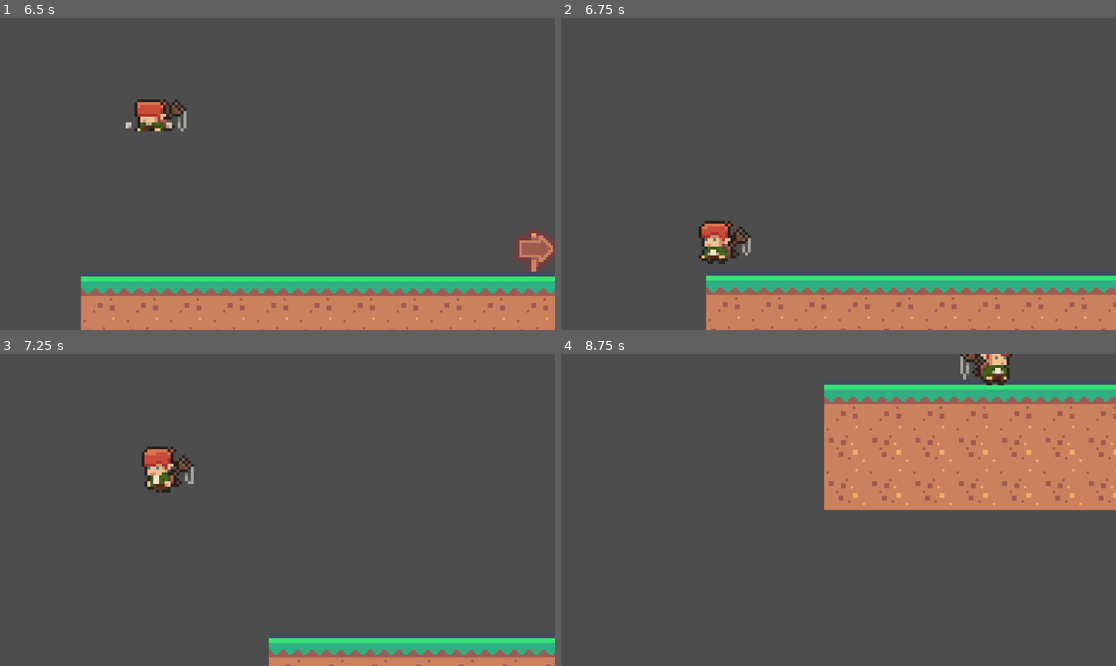
Above: before the commit, frames 1-4 (two rows, left to right).
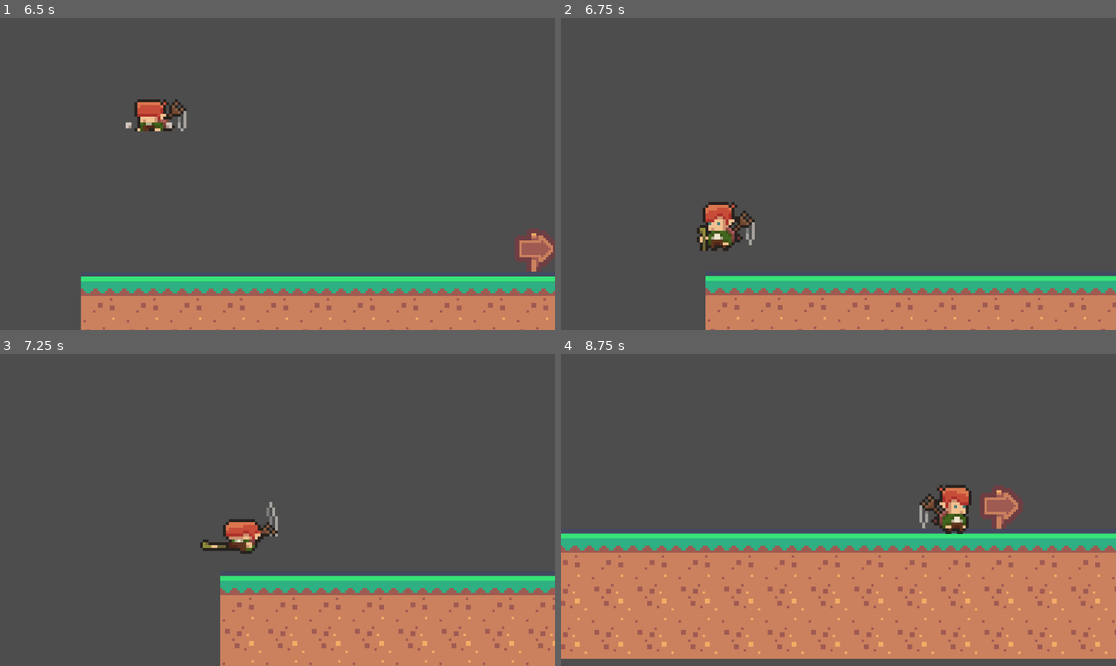
Above: after the commit, the same moments.

Repository: SolangeLL/jam_2023
Game: Godot game, scene res://scenes/world.tscn
The game is run twice, just before and just after one commit, with the same random seed, the same clock (stepped at 60 frames per second) and the same inputs. This scene is started directly instead of the project's main scene. Sound files missing from this copy of the repository are replaced by a short silence.
Inputs:
- Up to frame 1 (6.5 s): hold D (move_right) 0.53-2.03 s; tap Space (jump) at 0.77, 1.52, 3.02, 3.77, 4.52, 6.02 s; hold A (move_left) 2.03-2.78 s; hold D (move_right) 2.78-4.28 s; hold A (move_left) 4.28-5.03 s; hold D (move_right) 5.03-5.78 s; hold A (move_left) from 5.78 s (still down)
- Up to frame 2 (6.75 s): keep holding A (move_left)
- Up to frame 3 (7.25 s): keep holding A (move_left); tap Space (jump) at 6.77 s
- Up to frame 4 (8.75 s): release A (move_left) at 7.28 s; hold D (move_right) from 7.28 s (still down); tap Space (jump) at 7.52 s

Frame 1 is identical in both runs. In frame 2, 2.4% of the frame differs, in the area x 24-100%, y 59-100%; in frame 3, 18%; in frame 4, 63%, in the area x 0-100%, y 0-98%.

Commit message:
add tacos

Diff:
--- a/maps/lvl1.tscn
+++ b/maps/lvl1.tscn
@@ -573,4 +573,4 @@
 tile_set = SubResource("TileSet_2xbob")
 format = 2
 layer_0/name = "collision"
-layer_0/tile_data = PackedInt32Array(2293760, 131072, 6, 222 …(3803 unchanged characters)… 1179662, 655360, 2, 1179651, 524288, 2, 131131, 589824, 4, 196667, 589824, 4, 262203, 589824, 4, 327739, 589824, 4, 393275, 589824, 4, 458811, 589824, 4, 524347, 589824, 4, 589883, 589824, 4, 65595, 589824, 3, 655419, 589824, 5, 589881, 589824, 2, 589880, 589824, 2, 589879, 589824, 2, 589878, 589824, 2, 589882, 655360, 2, 589877, 524288, 2, 917507, 1048576, 7, 786440, 1048576, 7, 655372, 1048576, 7, 589840, 1048576, 7, 458772, 851968, 7, 458773, 917504, 7, 458774, 983040, 7, 1048593, 1048576, 7, 1179671, 458752, 4, 1114121, 458752, 4, 393236, 524288, 4, 917532, 524288, 2, 917533, 589824, 2, 917534, 589824, 2, 917535, 655360, 2)
+layer_0/tile_data = PackedInt32Array(2293760, 131072, 6, 222 …(3803 unchanged characters)… 1179662, 655360, 2, 1179651, 524288, 2, 589881, 589824, 2, 589880, 589824, 2, 589879, 589824, 2, 589878, 589824, 2, 589882, 655360, 2, 589877, 524288, 2, 917507, 1048576, 7, 786440, 1048576, 7, 655372, 1048576, 7, 589840, 1048576, 7, 458772, 851968, 7, 458773, 917504, 7, 458774, 983040, 7, 1048593, 1048576, 7, 1179671, 458752, 4, 1114121, 458752, 4, 393236, 524288, 4, 917532, 524288, 2, 917533, 589824, 2, 917534, 589824, 2, 917535, 655360, 2, 393242, 1048576, 7, 524319, 851968, 7, 524320, 917504, 7, 524321, 983040, 7, 458789, 1048576, 7, 589865, 1048576, 7, 458797, 1048576, 7, 655409, 1048576, 7)
--- /dev/null
+++ b/scenes/tacos.gd
@@ -0,0 +1,6 @@
+extends Node2D
+
+func _on_area_2d_body_entered(body):
+	if body.is_in_group("player"):
+		body.tacos = true
+		queue_free()
--- /dev/null
+++ b/scenes/tacos.tscn
@@ -0,0 +1,23 @@
+[gd_scene load_steps=4 format=3 uid="uid://bl7hdjfrer3be"]
+
+[ext_resource type="Texture2D" uid="uid://cravvqasslgty" path="res://assets/sprites/png-transparent-taco-pixel-art-pixel-2-pixel-art-rectangle-taco-area-removebg-preview.png" id="1_0cq37"]
+[ext_resource type="Script" path="res://scenes/tacos.gd" id="1_r53y6"]
+
+[sub_resource type="RectangleShape2D" id="RectangleShape2D_1h1ge"]
+size = Vector2(17, 10)
+
+[node name="Tacos" type="Node2D"]
+script = ExtResource("1_r53y6")
+
+[node name="Sprite2D" type="Sprite2D" parent="."]
+texture_filter = 1
+scale = Vector2(0.05, 0.05)
+texture = ExtResource("1_0cq37")
+
+[node name="Area2D" type="Area2D" parent="."]
+
+[node name="CollisionShape2D" type="CollisionShape2D" parent="Area2D"]
+position = Vector2(-0.5, 0)
+shape = SubResource("RectangleShape2D_1h1ge")
+
+[connection signal="body_entered" from="Area2D" to="." method="_on_area_2d_body_entered"]
--- a/scenes/world.tscn
+++ b/scenes/world.tscn
@@ -11,9 +11,13 @@
 [ext_resource type="PackedScene" uid="uid://cpg2lygi07y4t" path="res://scenes/plante_cul.tscn" id="9_vwk3g"]
 [ext_resource type="PackedScene" uid="uid://r7sj1arqxooi" path="res://scenes/big_blob.tscn" id="10_1w7gf"]
 [ext_resource type="PackedScene" uid="uid://ci5yu6rsf56xy" path="res://scenes/blob.tscn" id="10_clksv"]
+[ext_resource type="PackedScene" uid="uid://bl7hdjfrer3be" path="res://scenes/tacos.tscn" id="12_qkfqs"]
 
 [sub_resource type="RectangleShape2D" id="RectangleShape2D_50o3l"]
 size = Vector2(1405, 134)
+
+[sub_resource type="RectangleShape2D" id="RectangleShape2D_s8y4u"]
+size = Vector2(69, 659)
 
 [sub_resource type="RectangleShape2D" id="RectangleShape2D_algwj"]
 size = Vector2(539, 14)
@@ -45,10 +49,10 @@
 anchors_preset = 0
 anchor_right = 0.0
 anchor_bottom = 0.0
-offset_left = -56.0
-offset_top = 372.0
-offset_right = -56.0
-offset_bottom = 372.0
+offset_left = -230.0
+offset_top = 355.0
+offset_right = -230.0
+offset_bottom = 355.0
 grow_horizontal = 1
 grow_vertical = 1
 
@@ -77,6 +81,9 @@
 [node name="FallingSpike3" parent="Traps" instance=ExtResource("3_jhs4d")]
 position = Vector2(945, 430)
 
+[node name="FallingSpike5" parent="Traps" instance=ExtResource("3_jhs4d")]
+position = Vector2(1035, 60)
+
 [node name="Spike5" parent="Traps" instance=ExtResource("2_yhb4k")]
 position = Vector2(1086, 584)
 
@@ -132,6 +139,12 @@
 
 [node name="Coin12" parent="Coins" instance=ExtResource("5_yhdnf")]
 position = Vector2(387, 119)
+
+[node name="Coin13" parent="Coins" instance=ExtResource("5_yhdnf")]
+position = Vector2(747, 155)
+
+[node name="Coin14" parent="Coins" instance=ExtResource("5_yhdnf")]
+position = Vector2(517, 241)
 
 [node name="Coin3" parent="Coins" instance=ExtResource("5_yhdnf")]
 position = Vector2(400, 477)
@@ -177,6 +190,21 @@
 shape = SubResource("RectangleShape2D_50o3l")
 debug_color = Color(0.945098, 0.192157, 0, 0.419608)
 
+[node name="CollisionShape2D2" type="CollisionShape2D" parent="DeathZone"]
+position = Vector2(687, -738)
+shape = SubResource("RectangleShape2D_50o3l")
+debug_color = Color(0.945098, 0.192157, 0, 0.419608)
+
+[node name="CollisionShape2D3" type="CollisionShape2D" parent="DeathZone"]
+position = Vector2(17.5, -339.5)
+shape = SubResource("RectangleShape2D_s8y4u")
+debug_color = Color(0.933382, 0.247585, 0.192842, 0.42)
+
+[node name="CollisionShape2D4" type="CollisionShape2D" parent="DeathZone"]
+position = Vector2(1243, -338)
+shape = SubResource("RectangleShape2D_s8y4u")
+debug_color = Color(0.933382, 0.247585, 0.192842, 0.42)
+
 [node name="GrassType" type="Area2D" parent="." groups=["grass"]]
 
 [node name="CollisionShape2D" type="CollisionShape2D" parent="GrassType"]
@@ -192,6 +220,9 @@
 [node name="FlyingBlob2" parent="." instance=ExtResource("6_ojccx")]
 position = Vector2(899, 430)
 
+[node name="FlyingBlob4" parent="." instance=ExtResource("6_ojccx")]
+position = Vector2(807, 153)
+
 [node name="FlyingBlob3" parent="." instance=ExtResource("6_ojccx")]
 position = Vector2(364, 166)
 
@@ -241,4 +272,7 @@
 position = Vector2(539.5, 253.5)
 shape = SubResource("RectangleShape2D_a51tn")
 
+[node name="Tacos" parent="." instance=ExtResource("12_qkfqs")]
+position = Vector2(1046, 150)
+
 [connection signal="body_entered" from="DeathZone" to="Traps/Spike" method="_on_death_zone_body_entered"]
--- a/scripts/Player.gd
+++ b/scripts/Player.gd
@@ -3,6 +3,7 @@
 
 @export var SPEED = 100.0
 @export var coins = 0
+@export var tacos = false
 var can_move = true
 var on_ground = true
 var is_moving = false
Binary file added: assets/sprites/png-transparent-taco-pixel-art-pixel-2-pixel-art-rectangle-taco-area-removebg-preview.png
Not shown, added: assets/sprites/png-transparent-taco-pixel-art-pixel-2-pixel-art-rectangle-taco-area-removebg-preview.png.import
Binary file added: assets/sprites/png-transparent-taco-pixel-art-pixel-2-pixel-art-rectangle-taco-area.png
Not shown, added: assets/sprites/png-transparent-taco-pixel-art-pixel-2-pixel-art-rectangle-taco-area.png.import
Not shown: 1 places in scenes/world.tscn that only renumber resources
